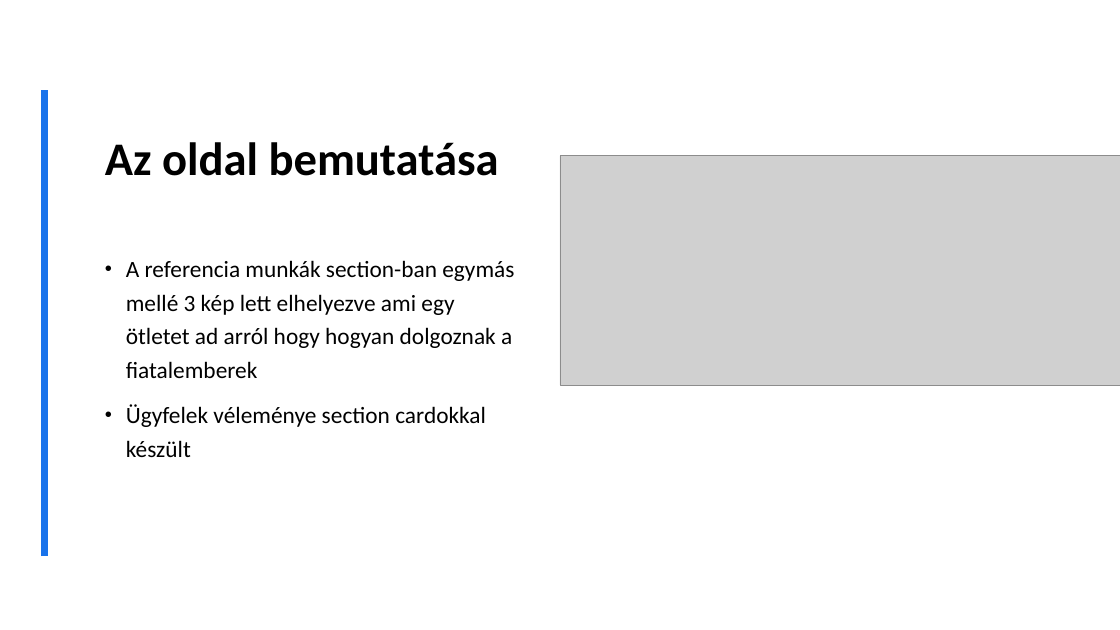
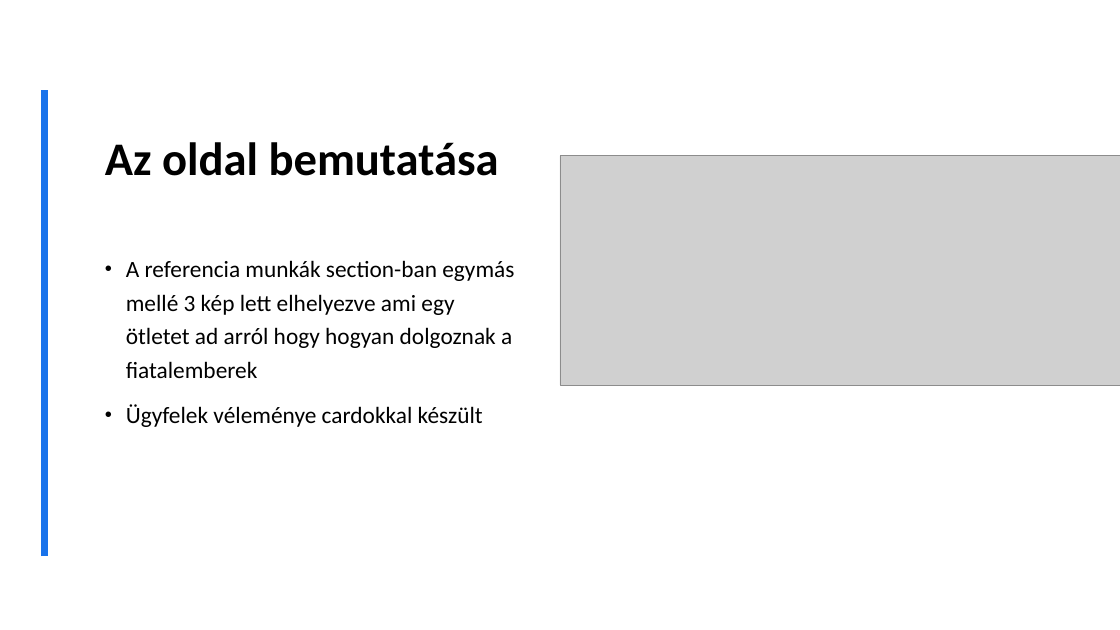
Before and after one commit to totaoliver/autoszerelo, a slide deck: slide 10 of Szakma bemutató.pptx. Drawn at 1120x630 pixels with LibreOffice and Linux fonts; fonts in the diff are those of the drawing; grey boxes stand for pictures; background and template pictures are left out. Boxes give left, top, right and bottom in pixels: in the first picture for what was removed or moved away, otherwise in the second. Text is boxed around its words. In the diff, an @@ line names an element or a change of style, - is before the commit and + after.

```diff
--- a/Szakma bemutató.pptx
+++ b/Szakma bemutató.pptx
@@ text at box(126, 404, 483, 427): text changed @@
-• Ügyfelek véleménye section cardokkal készült
+• Ügyfelek véleménye cardokkal készült
```
Also in this commit, not shown: 2 other slides changed.
